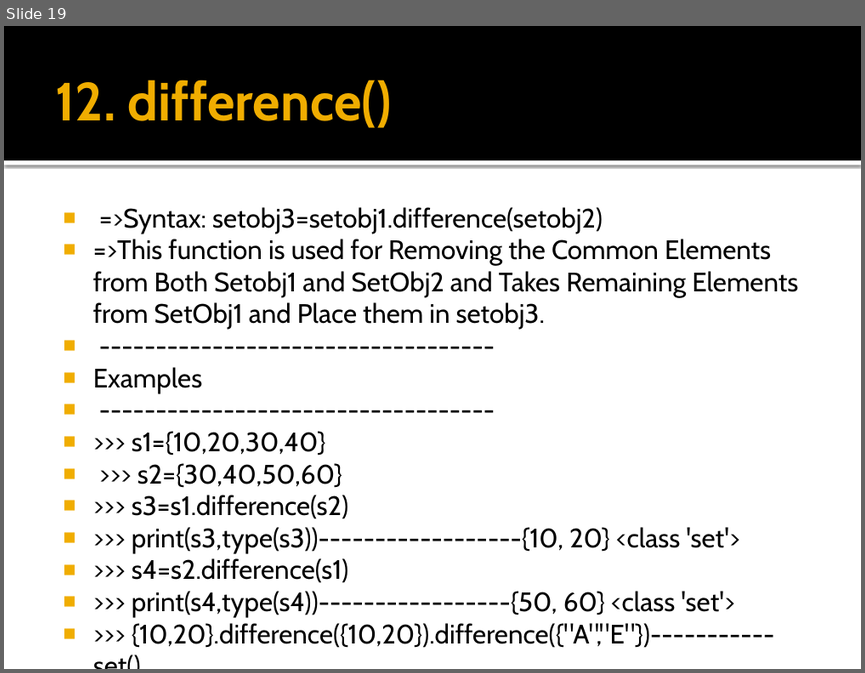
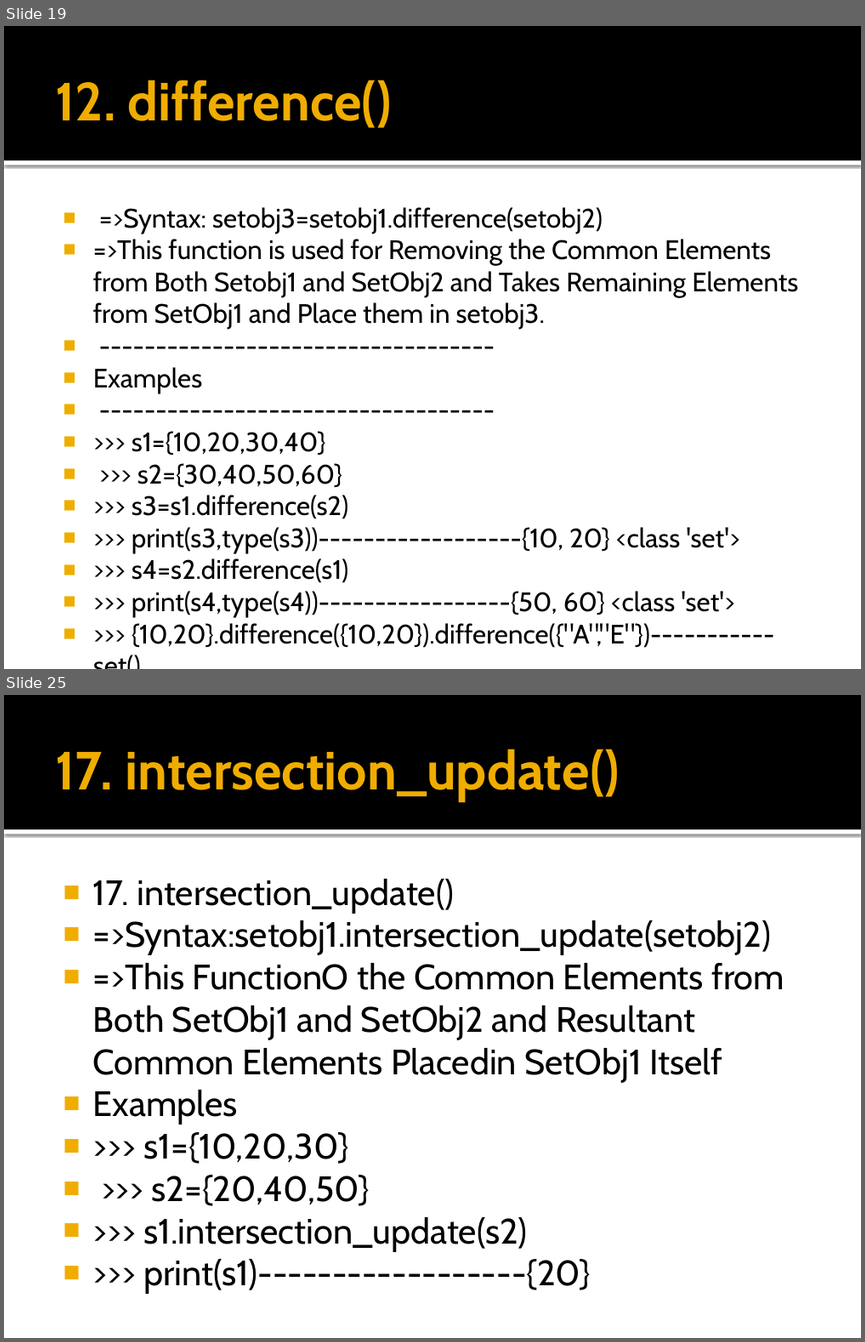
Before and after one commit to Pravesh4929/Python-Hub, a slide deck: (36)Pre-defind function in set.pptx. Shown one above the other, each under a label of ours: slide 19 before the commit, slides 19 and 25 after it; the slides between them are not shown. The pictures are 865x673 and 865x1342 pixels, drawn with LibreOffice and Linux fonts; fonts in the diff are those of the drawing. Boxes give left, top, right and bottom in pixels: in the first picture for what was removed or moved away, otherwise in the second. Text is boxed around its words. In the diff, an @@ line names an element or a change of style, - is before the commit and + after.

```diff
--- a/(36)Pre-defind function in set.pptx
+++ b/(36)Pre-defind function in set.pptx
@@ slide 25 added at box(4, 695, 861, 1338), background #FFFFFF; not listed: 2 template elements that a slide beside it also shows @@
@@ title added at box(55, 749, 619, 802), 45 pt, text #F0AD00, bold @@
+17. intersection_update()
@@ text added at box(93, 879, 784, 1293), 29.6 pt, text #000000 @@
+■ 17. intersection_update()
+■ =>Syntax:setobj1.intersection_update(setobj2)
+■ =>This FunctionO the Common Elements from Both SetObj1 and SetObj2 and Resultant Common Elements Placedin SetObj1 Itself
+■ Examples
+■ >>> s1={10,20,30}
+■ >>> s2={20,40,50}
+■ >>> s1.intersection_update(s2)
+■ >>> print(s1)------------------{20}
```
Also in this commit, not shown: 1 slide changed, 4 other slides added, 8 other files.
